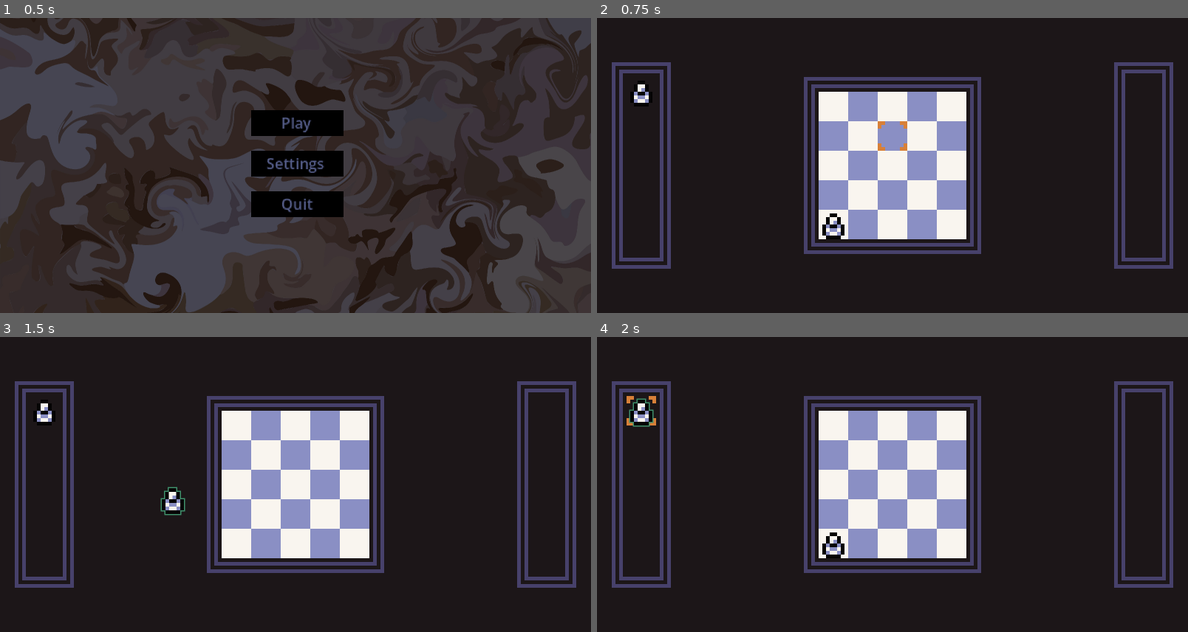
Above: before the commit, frames 1-4 (two rows, left to right).
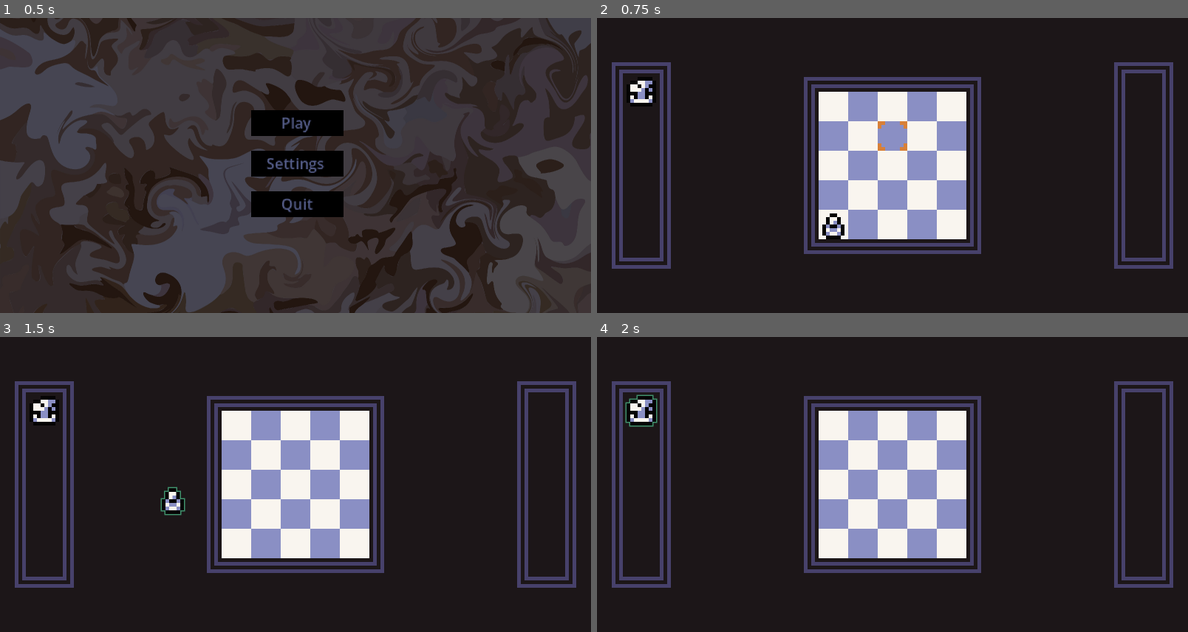
Above: after the commit, the same moments.

Repository: dcmbrk/chess
Game: Godot game, scene res://scenes/main-menu/main_menu.tscn
The game is run twice, just before and just after one commit, with the same random seed, the same clock (stepped at 60 frames per second) and the same inputs.
Inputs (mouse positions are in pixels of both pictures, inside the frame that each line leads up to):
- Up to frame 1 (0.5 s): no input
- Up to frame 2 (0.75 s): click "Play" at 0.5 s
- Up to frame 3 (1.5 s): tap Enter at 1.25 s; drag from (236, 543) to (47, 410) at 1.27 s
- Up to frame 4 (2 s): no input

Frame 1 is identical in both runs. In frame 2, 0.2% of the frame differs, in the area x 5-10%, y 21-29%; in frame 3, 0.2%; in frame 4, 0.6%, in the area x 4-42%, y 19-75%.

Commit message:
Add unit move.

Diff:
--- a/chess/components/drag_and_drop.gd
+++ b/chess/components/drag_and_drop.gd
@@ -1,48 +1,68 @@
 class_name DragAndDrop
 extends Node
 
-signal started
-signal canceled(start_position: Vector2)
-signal dropped(start_position: Vector2)
+signal drag_canceled(starting_position: Vector2)
+signal drag_started
+signal dropped(starting_position: Vector2)
 
-@export var enabled := true
+@export var enabled: bool = true
 @export var target: Area2D
-enum STATES { IDLE, DRAGGING }
-var state: STATES = STATES.IDLE
-var starting_position: Vector2 = Vector2.ZERO
-var offset: Vector2
+
+var starting_position: Vector2
+var offset := Vector2.ZERO
+var dragging := false
+
 
 func _ready() -> void:
+	assert(target, "No target set for DragAndDrop Component!")
 	target.input_event.connect(_on_target_input_event.unbind(1))
 
-func _process(delta: float) -> void:
 
-	if state == STATES.DRAGGING:
+func _process(_delta: float) -> void:
+	if dragging and target:
 		target.global_position = target.get_global_mouse_position() + offset
 
-func _on_target_input_event(viewport: Node, event: InputEvent):
+
+func _input(event: InputEvent) -> void:
+	if dragging and event.is_action_pressed("cancel_drag"):
+		_cancel_dragging()
+	elif dragging and event.is_action_released("select"):
+		_drop()
+
+
+func _end_dragging() -> void:
+	dragging = false
+	target.remove_from_group("dragging")
+	target.z_index = 0
+
+
+func _cancel_dragging() -> void:
+	_end_dragging()
+	drag_canceled.emit(starting_position)
+
+
+func _start_dragging() -> void:
+	dragging = true
+	starting_position = target.global_position
+	target.add_to_group("dragging")
+	target.z_index = 99
+	offset = target.global_position - target.get_global_mouse_position()
+	drag_started.emit()
+
+
+func _drop() -> void:
+	_end_dragging()
+	dropped.emit(starting_position)
+
+
+func _on_target_input_event(_viewport: Node, event: InputEvent) -> void:
 	if not enabled:
 		return
 
 	var dragging_object := get_tree().get_first_node_in_group("dragging")
-	if state == STATES.IDLE and dragging_object:
+
+	if not dragging and dragging_object:
 		return
 
-	if event.is_action_pressed("left_mouse_pressed"):
+	if not dragging and event.is_action_pressed("select"):
 		_start_dragging()
-	if event.is_action_released("left_mouse_pressed"):
-		_end_dragging()
-
-func _start_dragging() -> void:
-	starting_position = target.global_position
-	offset =  target.global_position - target.get_global_mouse_position()
-	state = STATES.DRAGGING
-	started.emit()
-	target.z_index = 99
-	target.add_to_group("dragging")
-
-func _end_dragging() -> void:
-	state = STATES.IDLE
-	dropped.emit(starting_position)
-	target.remove_from_group("dragging")
-	target.z_index = 0
--- a/chess/components/play_area.gd
+++ b/chess/components/play_area.gd
@@ -2,8 +2,10 @@
 extends TileMapLayer
 
 @export var unit_grid: UnitGrid
+@export var tile_highlighter: TileHighlighter
 
 var bounds: Rect2i
+
 
 func _ready() -> void:
 	bounds = Rect2i(Vector2.ZERO, unit_grid.size)
--- a/chess/components/unit_grid.gd
+++ b/chess/components/unit_grid.gd
@@ -9,12 +9,23 @@
 
 
 func _ready() -> void:
-	for i in size.x:		for j in size.y:
+	for i in size.x:
+		for j in size.y:
 			units[Vector2i(i, j)] = null
 
 
 func add_unit(tile: Vector2i, unit: Node) -> void:
 	units[tile] = unit
+	unit_grid_changed.emit()
+
+
+func remove_unit(tile: Vector2i) -> void:
+	var unit := units[tile] as Node
+
+	if not unit:
+		return
+
+	units[tile] = null
 	unit_grid_changed.emit()
 
 
--- /dev/null
+++ b/chess/components/unit_mover.gd
@@ -0,0 +1,85 @@
+class_name UnitMover
+extends Node
+
+@export var play_areas: Array[PlayArea]
+
+
+func _ready() -> void:
+	var units := get_tree().get_nodes_in_group("units")
+	for unit: Unit in units:
+		setup_unit(unit)
+
+
+func setup_unit(unit: Unit) -> void:
+	unit.drag_and_drop.drag_started.connect(_on_unit_drag_started.bind(unit))
+	unit.drag_and_drop.drag_canceled.connect(_on_unit_drag_canceled.bind(unit))
+	unit.drag_and_drop.dropped.connect(_on_unit_dropped.bind(unit))
+
+
+
+func _set_highlighters(enabled: bool) -> void:
+	for play_area: PlayArea in play_areas:
+		play_area.tile_highlighter.enabled = enabled
+
+
+func _get_play_area_for_position(global: Vector2) -> int:
+	var dropped_area_index := -1
+
+	for i in play_areas.size():
+		var tile := play_areas[i].get_tile_from_global(global)
+		if play_areas[i].is_tile_in_bounds(tile):
+			dropped_area_index = i
+
+	return dropped_area_index
+
+
+func _reset_unit_to_starting_position(starting_position: Vector2, unit: Unit) -> void:
+	var i := _get_play_area_for_position(starting_position)
+	var tile := play_areas[i].get_tile_from_global(starting_position)
+
+	unit.reset_after_dragging(starting_position)
+	play_areas[i].unit_grid.add_unit(tile, unit)
+
+
+func _move_unit(unit: Unit, play_area: PlayArea, tile: Vector2i) -> void:
+	play_area.unit_grid.add_unit(tile, unit)
+	unit.global_position = play_area.get_global_from_tile(tile)
+	unit.reparent(play_area.unit_grid)
+
+
+func _on_unit_drag_started(unit: Unit) -> void:
+	_set_highlighters(true)
+
+	var i := _get_play_area_for_position(unit.global_position)
+	if i > -1:
+		var tile := play_areas[i].get_tile_from_global(unit.global_position)
+		play_areas[i].unit_grid.remove_unit(tile)
+
+
+func _on_unit_drag_canceled(starting_position: Vector2, unit: Unit) -> void:
+	_set_highlighters(false)
+	_reset_unit_to_starting_position(starting_position, unit)
+
+
+func _on_unit_dropped(starting_position: Vector2, unit: Unit) -> void:
+	_set_highlighters(false)
+
+	var old_area_index := _get_play_area_for_position(starting_position)
+	var drop_area_index := _get_play_area_for_position(unit.get_global_mouse_position())
+
+	if drop_area_index == -1:
+		_reset_unit_to_starting_position(starting_position, unit)
+		return
+
+	var old_area := play_areas[old_area_index]
+	var old_tile := old_area.get_tile_from_global(starting_position)
+	var new_area := play_areas[drop_area_index]
+	var new_tile := new_area.get_hovered_tile()
+
+	# swap units if we have to
+	if new_area.unit_grid.is_tile_occupied(new_tile):
+		var old_unit: Unit = new_area.unit_grid.units[new_tile]
+		new_area.unit_grid.remove_unit(new_tile)
+		_move_unit(old_unit, old_area, old_tile)
+
+	_move_unit(unit, new_area, new_tile)
--- /dev/null
+++ b/chess/data/pieces/black_pawn.tres
@@ -0,0 +1,7 @@
+[gd_resource type="Resource" script_class="UnitStats" format=3 uid="uid://currstgllm6ix"]
+
+[ext_resource type="Script" uid="uid://dk0xr1hpopjyi" path="res://data/pieces/unit_stats.gd" id="1_opkba"]
+
+[resource]
+script = ExtResource("1_opkba")
+metadata/_custom_type_script = "uid://dk0xr1hpopjyi"
--- a/chess/data/pieces/piece_stats.gd
+++ /dev/null
@@ -1,4 +0,0 @@
-class_name PieceStats
-extends Resource
-
-@export var sprite_coordinates: Vector2i
--- /dev/null
+++ b/chess/data/pieces/unit_stats.gd
@@ -0,0 +1,4 @@
+class_name UnitStats
+extends Resource
+
+@export var skin_coordinates: Vector2i
--- /dev/null
+++ b/chess/data/pieces/white_knight.tres
@@ -0,0 +1,8 @@
+[gd_resource type="Resource" script_class="UnitStats" format=3 uid="uid://m82e80nd41rv"]
+
+[ext_resource type="Script" uid="uid://dk0xr1hpopjyi" path="res://data/pieces/unit_stats.gd" id="1_mwxdd"]
+
+[resource]
+script = ExtResource("1_mwxdd")
+skin_coordinates = Vector2i(2, 2)
+metadata/_custom_type_script = "uid://dk0xr1hpopjyi"
--- a/chess/data/pieces/white_pawn.tres
+++ b/chess/data/pieces/white_pawn.tres
@@ -1,8 +1,8 @@
-[gd_resource type="Resource" script_class="PieceStats" format=3 uid="uid://ucokdn5hlxig"]
+[gd_resource type="Resource" script_class="UnitStats" format=3 uid="uid://ucokdn5hlxig"]
 
-[ext_resource type="Script" uid="uid://dk0xr1hpopjyi" path="res://data/pieces/piece_stats.gd" id="1_b5fxe"]
+[ext_resource type="Script" uid="uid://dk0xr1hpopjyi" path="res://data/pieces/unit_stats.gd" id="1_tbelb"]
 
 [resource]
-script = ExtResource("1_b5fxe")
-sprite_coordinates = Vector2i(0, 2)
+script = ExtResource("1_tbelb")
+skin_coordinates = Vector2i(0, 2)
 metadata/_custom_type_script = "uid://dk0xr1hpopjyi"
--- a/chess/project.godot
+++ b/chess/project.godot
@@ -26,9 +26,14 @@
 
 [input]
 
-left_mouse_pressed={
+select={
 "deadzone": 0.5,
 "events": [Object(InputEventMouseButton,"resource_local_to_scene":false,"resource_name":"","device":-1,"window_id":0,"a …(253 unchanged characters)…
+]
+}
+cancel_drag={
+"deadzone": 0.2,
+"events": [Object(InputEventMouseButton,"resource_local_to_scene":false,"resource_name":"","device":-1,"window_id":0,"alt_pressed":false,"shift_pressed":false,"ctrl_pressed":false,"meta_pressed":false,"button_mask":0,"position":Vector2(0, 0),"global_position":Vector2(0, 0),"factor":1.0,"button_index":2,"canceled":false,"pressed":false,"double_click":false,"script":null)
 ]
 }
 
--- a/chess/scenes/arena/arena.gd
+++ b/chess/scenes/arena/arena.gd
@@ -1,6 +1,6 @@
 class_name Arena
 extends Node2D
 
-const TILE_SIZE := 8
-const TILE_HALF_SIZE := TILE_SIZE / 2
-const TILE_QUART_SIZE := TILE_SIZE / 4
+const CELL_SIZE := Vector2(8, 8)
+const HALF_CELL_SIZE := Vector2(4, 4)
+const QUARTER_CELL_SIZE := Vector2(2, 2)
--- a/chess/scenes/arena/arena.tscn
+++ b/chess/scenes/arena/arena.tscn
@@ -6,6 +6,8 @@
 [ext_resource type="Script" uid="uid://y8w4rb0qd04q" path="res://components/play_area.gd" id="3_asdgj"]
 [ext_resource type="Script" uid="uid://6omh2knjq23j" path="res://components/unit_grid.gd" id="4_aj7ud"]
 [ext_resource type="Script" uid="uid://c3w2pswmywe0l" path="res://components/tile_highlighter.gd" id="6_jx0ua"]
+[ext_resource type="Resource" uid="uid://m82e80nd41rv" path="res://data/pieces/white_knight.tres" id="7_ii07k"]
+[ext_resource type="Script" uid="uid://cmjxdk0g3g2pg" path="res://components/unit_mover.gd" id="7_u52cf"]
 
 [node name="Arena" type="Node2D" unique_id=392534286]
 script = ExtResource("1_8trdl")
@@ -20,12 +22,13 @@
 tile_map_data = PackedByteArray("AAAAAAAAAAABAAAAAAAAAAEAAAABAAAAAAAAAAIAAAABAAAAAAAAAAMAAAABAAAAAAAAAAQAAAABAAAAAAAAAA …(3120 unchanged characters)…
 tile_set = ExtResource("1_1qjuf")
 
-[node name="Board" type="TileMapLayer" parent="." unique_id=166207210 node_paths=PackedStringArray("unit_grid")]
+[node name="Board" type="TileMapLayer" parent="." unique_id=166207210 node_paths=PackedStringArray("unit_grid", "tile_highlighter")]
 position = Vector2(60, 20)
 tile_map_data = PackedByteArray("AAAAAAAAAAAEAAEAAAAAAAEAAAAFAAEAAAAAAAIAAAAEAAEAAAAAAAMAAAAFAAEAAAAAAAQAAAAEAAEAAAABAA …(704 unchanged characters)…
 tile_set = ExtResource("1_1qjuf")
 script = ExtResource("3_asdgj")
 unit_grid = NodePath("BoardUnitGrid")
+tile_highlighter = NodePath("TileHighlighter")
 
 [node name="Piece" parent="Board" unique_id=725347935 instance=ExtResource("3_5tue2")]
 position = Vector2(4, 36)
@@ -44,14 +47,16 @@
 script = ExtResource("4_aj7ud")
 size = Vector2i(5, 5)
 
-[node name="Bench" type="TileMapLayer" parent="." unique_id=1256988960 node_paths=PackedStringArray("unit_grid")]
+[node name="Bench" type="TileMapLayer" parent="." unique_id=1256988960 node_paths=PackedStringArray("unit_grid", "tile_highlighter")]
 position = Vector2(8, 16)
 tile_map_data = PackedByteArray("AAAAAP//AAABAAIAAAAAAAYAAAABAAQAAAABAP//AAACAAIAAAABAAYAAAACAAQAAAD/////AAAAAAIAAAD//w …(208 unchanged characters)…
 tile_set = ExtResource("1_1qjuf")
 script = ExtResource("3_asdgj")
 unit_grid = NodePath("BenchUnitGrid")
+tile_highlighter = NodePath("TileHighlighter")
 
 [node name="Piece" parent="Bench" unique_id=1518674752 instance=ExtResource("3_5tue2")]
+stats = ExtResource("7_ii07k")
 
 [node name="Highlight" type="TileMapLayer" parent="Bench" unique_id=982483817]
 tile_set = ExtResource("1_1qjuf")
@@ -67,12 +72,13 @@
 script = ExtResource("4_aj7ud")
 size = Vector2i(1, 6)
 
-[node name="Relics" type="TileMapLayer" parent="." unique_id=1137903977 node_paths=PackedStringArray("unit_grid")]
+[node name="Relics" type="TileMapLayer" parent="." unique_id=1137903977 node_paths=PackedStringArray("unit_grid", "tile_highlighter")]
 position = Vector2(144, 16)
 tile_map_data = PackedByteArray("AAAAAP//AAABAAIAAAAAAAYAAAABAAQAAAABAP//AAACAAIAAAABAAYAAAACAAQAAAD/////AAAAAAIAAAD//w …(208 unchanged characters)…
 tile_set = ExtResource("1_1qjuf")
 script = ExtResource("3_asdgj")
 unit_grid = NodePath("RelicsUnitGrid")
+tile_highlighter = NodePath("TileHighlighter")
 
 [node name="Highlight" type="TileMapLayer" parent="Relics" unique_id=1345279164]
 tile_set = ExtResource("1_1qjuf")
@@ -87,3 +93,8 @@
 [node name="RelicsUnitGrid" type="Node2D" parent="Relics" unique_id=1138909075]
 script = ExtResource("4_aj7ud")
 size = Vector2i(1, 6)
+
+[node name="UnitMover" type="Node" parent="." unique_id=1511565796 node_paths=PackedStringArray("play_areas")]
+script = ExtResource("7_u52cf")
+play_areas = [NodePath("../Board"), NodePath("../Bench")]
+metadata/_custom_type_script = "uid://cmjxdk0g3g2pg"
--- a/chess/scenes/units/unit.gd
+++ b/chess/scenes/units/unit.gd
@@ -1,42 +1,48 @@
+@tool
 class_name Unit
 extends Area2D
 
-@export var stats: PieceStats: set = set_stats
-@onready var skin: Sprite2D = %Skin
+@export var stats: UnitStats : set = set_stats
+
+@onready var skin: Sprite2D = $Visuals/Skin
 @onready var drag_and_drop: DragAndDrop = $DragAndDrop
 @onready var velocity_based_rotation: VelocityBasedRotation = $VelocityBasedRotation
 @onready var outline_highlighter: OutlineHighlighter = $OutlineHighlighter
 
+
 func _ready() -> void:
-	drag_and_drop.started.connect(_on_drag_started)
-	drag_and_drop.canceled.connect(_on_drag_canceled)
-	drag_and_drop.dropped.connect(_on_drag_dropped)
+	if not Engine.is_editor_hint():
+		drag_and_drop.drag_started.connect(_on_drag_started)
+		drag_and_drop.drag_canceled.connect(_on_drag_canceled)
 
-func _on_drag_started() -> void:
-	velocity_based_rotation.enabled = true
-	#outline_highlighter.clear_highlight()
 
-func _on_drag_canceled(start_position: Vector2) -> void:
-	reset_after_dragging(start_position)
+func set_stats(value: UnitStats) -> void:
+	stats = value
 
-func _on_drag_dropped(start_position: Vector2) -> void:
-	reset_after_dragging(start_position)
-
-func reset_after_dragging(start_position: Vector2) -> void:
-	velocity_based_rotation.enabled = false
-	global_position = start_position
-
-func set_stats(value: PieceStats) -> void:
-	stats = value
+	if value == null:
+		return
 
 	if not is_node_ready():
 		await ready
 
-	skin.region_rect.position = Vector2(stats.sprite_coordinates) * Arena.TILE_SIZE
+	skin.region_rect.position = Vector2(stats.skin_coordinates) * Arena.CELL_SIZE
+
+
+func reset_after_dragging(starting_position: Vector2) -> void:
+	velocity_based_rotation.enabled = false
+	global_position = starting_position
+
+
+func _on_drag_started() -> void:
+	velocity_based_rotation.enabled = true
+
+
+func _on_drag_canceled(starting_position: Vector2) -> void:
+	reset_after_dragging(starting_position)
 
 
 func _on_mouse_entered() -> void:
-	if drag_and_drop.state == drag_and_drop.STATES.DRAGGING:
+	if drag_and_drop.dragging:
 		return
 
 	outline_highlighter.highlight()
@@ -44,7 +50,7 @@
 
 
 func _on_mouse_exited() -> void:
-	if drag_and_drop.state == drag_and_drop.STATES.DRAGGING:
+	if drag_and_drop.dragging:
 		return
 
 	outline_highlighter.clear_highlight()
--- a/chess/scenes/units/unit.tscn
+++ b/chess/scenes/units/unit.tscn
@@ -11,7 +11,7 @@
 [sub_resource type="RectangleShape2D" id="RectangleShape2D_0gcah"]
 size = Vector2(8, 8)
 
-[node name="Unit" type="Area2D" unique_id=1518674752]
+[node name="Unit" type="Area2D" unique_id=1518674752 groups=["units"]]
 position = Vector2(4, 4)
 script = ExtResource("1_44d7s")
 stats = ExtResource("2_o3pew")
Not shown, added: chess/components/unit_mover.gd.uid
Renamed: chess/data/pieces/piece_stats.gd.uid -> chess/data/pieces/unit_stats.gd.uid
